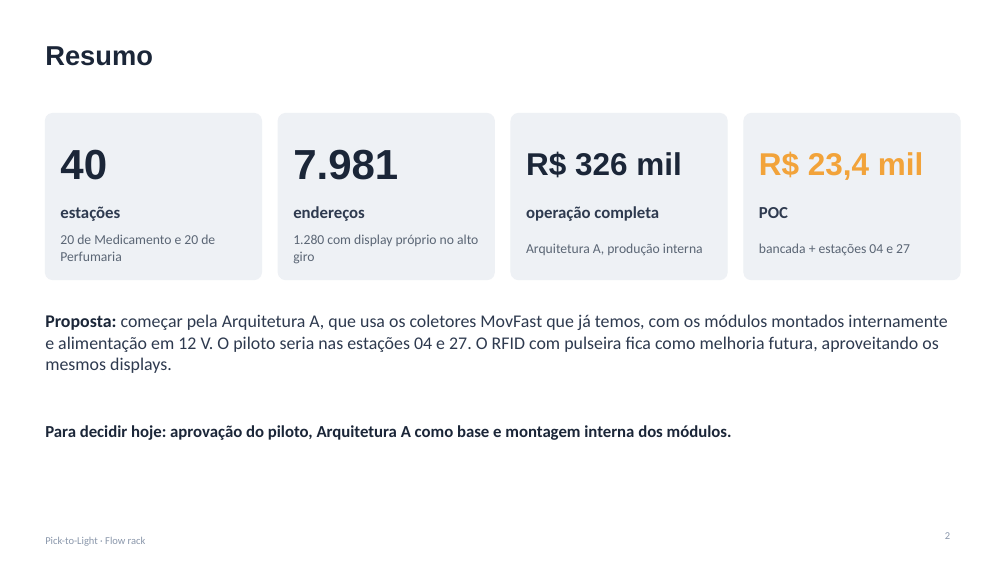
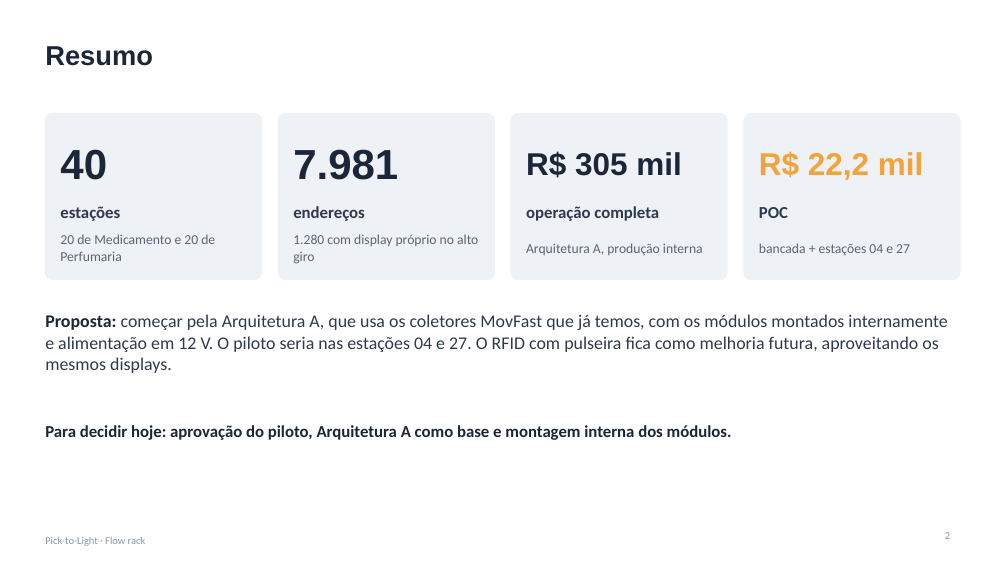
Before and after one commit to jivo88/picking_to_light, a slide deck: slide 2 of projeto/entregaveis/Apresentacao_PTL.pptx. Drawn at 1008x567 pixels with LibreOffice and Linux fonts; fonts in the diff are those of the drawing. Boxes give left, top, right and bottom in pixels: in the first picture for what was removed or moved away, otherwise in the second. Text is boxed around its words. In the diff, an @@ line names an element or a change of style, - is before the commit and + after.

```diff
--- a/projeto/entregaveis/Apresentacao_PTL.pptx
+++ b/projeto/entregaveis/Apresentacao_PTL.pptx
@@ text at (526, 151, 681, 178): text changed @@
-R$ 326 mil
+R$ 305 mil
@@ text at (759, 151, 923, 180): text changed @@
-R$ 23,4 mil
+R$ 22,2 mil
```
Also in this commit, not shown: 4 other slides changed, 11 other files.
